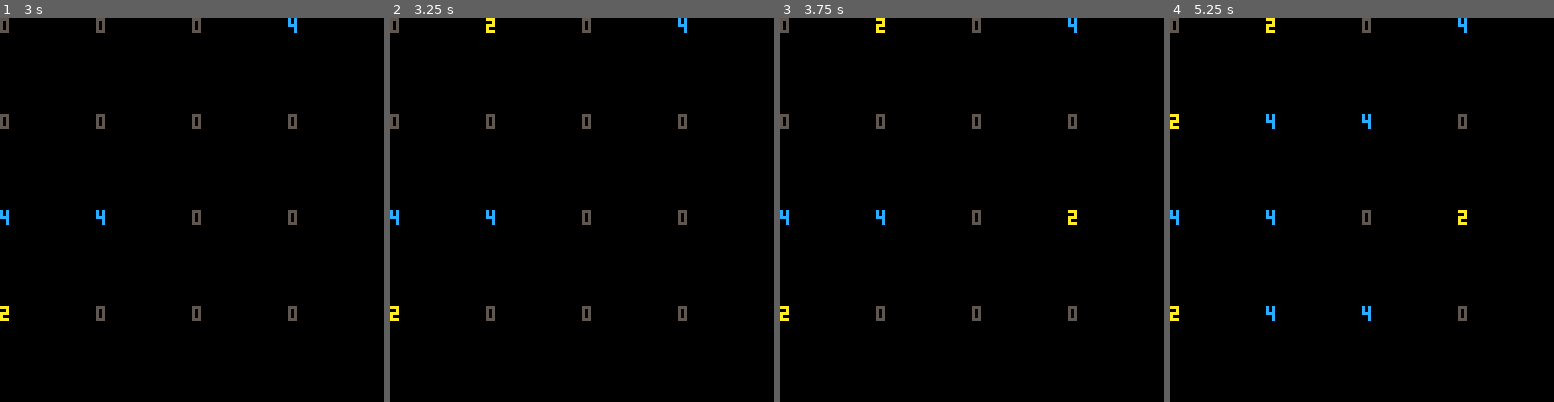
Above: before the commit, frames 1-4 (left to right).
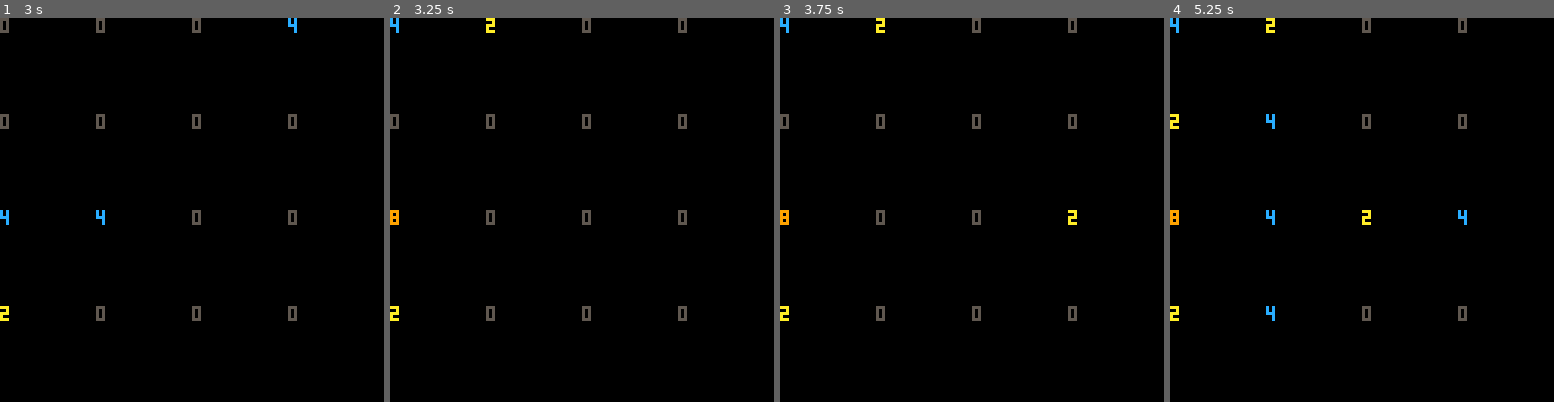
Above: after the commit, the same moments.

Repository: eduvf/PICO-8-experiments
Game: PICO-8 cartridge 2048.p8
Two runs of this game, one before a commit and one after it. Both use one fixed random seed, a clock stepped at 60 frames per second and the inputs below.
Inputs:
- Up to frame 1 (3 s): tap X (X key) at 0.33, 1.07, 1.85, 2.97 s; tap O (Z key) at 0.7, 1.7, 2.1, 2.5, 2.9 s; hold Right 1.6-2.1 s; hold Up 2.15-2.42 s; hold Right from 2.47 s (still down)
- Up to frame 2 (3.25 s): release Right at 3.03 s; hold Left from 3.08 s (still down)
- Up to frame 3 (3.75 s): tap O (Z key) at 3.3, 3.7 s; release Left at 3.58 s; hold Down from 3.63 s (still down)
- Up to frame 4 (5.25 s): release Down at 3.97 s; hold Right 4.02-4.68 s; tap X (X key) at 4.08, 5.2 s; tap O (Z key) at 4.1, 4.5, 4.9 s; hold Up 4.73-5.03 s; hold Left from 5.08 s (still down)

Frame 1 is identical in both runs. In frame 2, 0.3% of the frame differs, in the area x 0-78%, y 0-54%; in frame 3, 0.3%; in frame 4, 0.6%, in the area x 0-78%, y 0-79%.

Commit message:
working slide left

Diff:
--- a/2048.p8
+++ b/2048.p8
@@ -25,7 +25,33 @@
 
 
 function slide(dir)
-  -- todo
+  if dir == 0 then
+    for y = 1, 4 do
+      local ns = {}
+
+      for x = 1, 4 do
+        if game[y][x] > 0 then
+          if #ns == 0 then
+            ns[1] = game[y][x]
+          else
+            if ns[#ns] == game[y][x] then
+              ns[#ns] *= 2
+            else
+              ns[#ns + 1] = game[y][x]
+            end
+          end
+        end
+      end
+
+      for x = 1, 4 do
+        if x <= #ns then
+          game[y][x] = ns[x]
+        else
+          game[y][x] = 0
+        end
+      end
+    end
+  end
 end
 
 function _update()
@@ -37,6 +63,7 @@
   if (b & 0b1000) > 0 then dir = 3 end -- down
 
   if dir >= 0 then
+    slide(dir)
     put_rnd_num()
   end
 end
